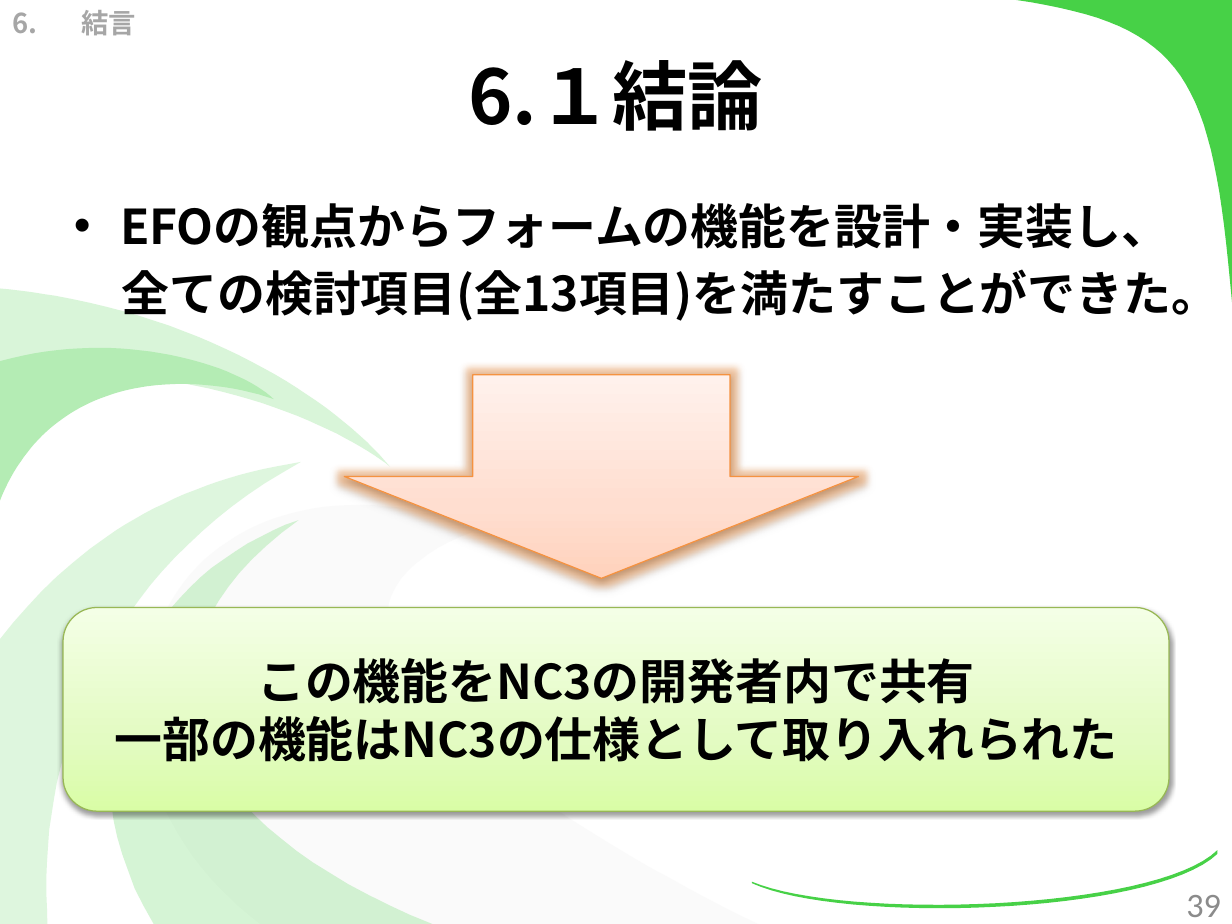
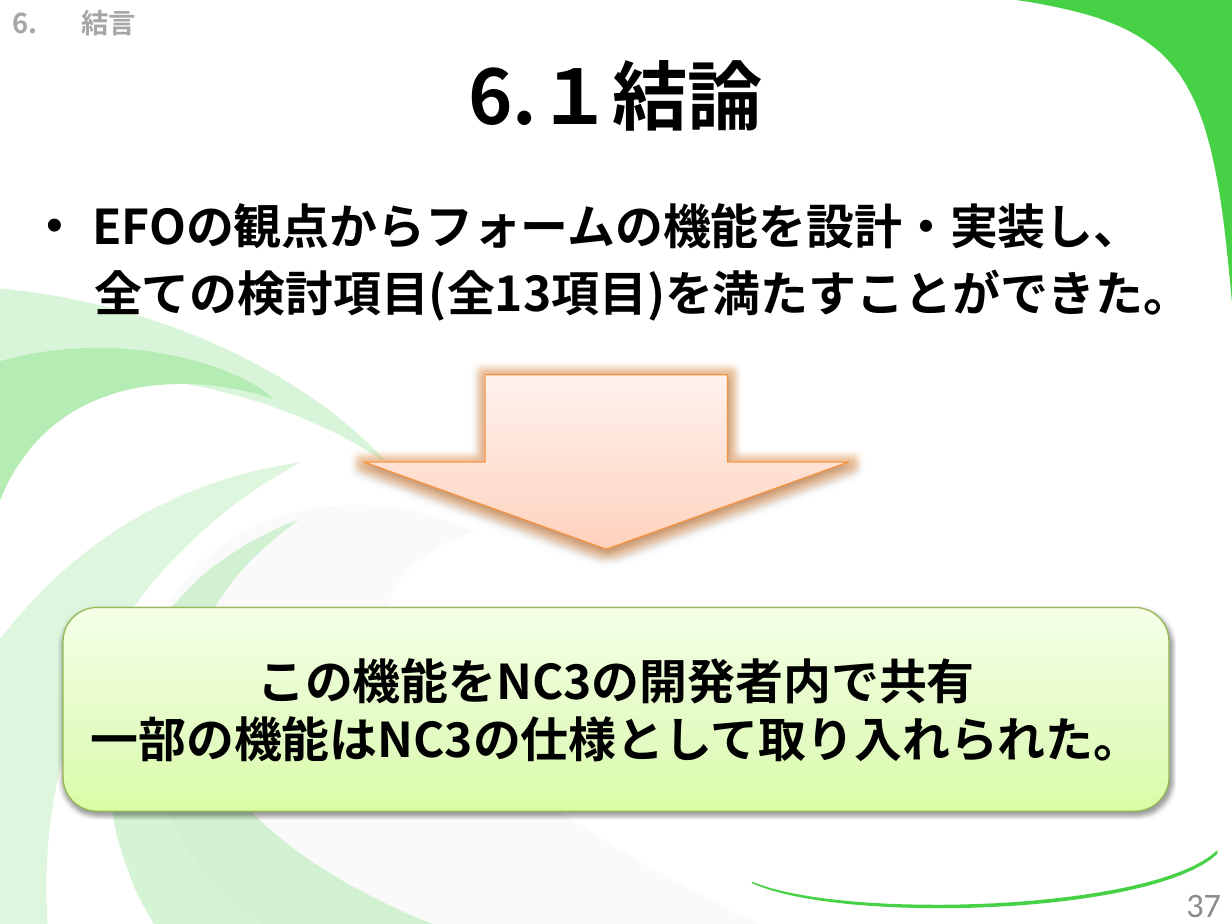
Before and after one commit to kotaro0717/Report-Management, a slide deck: slide 37 of 1.中間報告/3.発表資料/report_hokada.pptx (slide 39 before the commit). Drawn at 1232x924 pixels with LibreOffice and Linux fonts; fonts in the diff are those of the drawing. Boxes give left, top, right and bottom in pixels: in the first picture for what was removed or moved away, otherwise in the second. Text is boxed around its words. In the diff, an @@ line names an element or a change of style, - is before the commit and + after.

```diff
--- a/1.中間報告/3.発表資料/report_hokada.pptx
+++ b/1.中間報告/3.発表資料/report_hokada.pptx
@@ text "EFOの観点からフォームの機能を設計・実装し、": place and size @@
-text "EFOの観点からフォームの機能を設計・実装し、" at box(120, 203, 1219, 321)
+text "EFOの観点からフォームの機能を設計・実装し、" at box(92, 203, 1191, 321)
@@ down arrow: place and size @@
-down arrow at box(345, 375, 859, 578)
+down arrow at box(363, 375, 849, 549)
@@ text in rounded rectangle at box(91, 716, 1142, 762): text changed @@
-一部の機能はNC3の仕様として取り入れられた
+一部の機能はNC3の仕様として取り入れられた。
@@ page number at box(1186, 895, 1221, 917): text changed @@
-39
+37
```
Also in this commit, not shown: 33 other slides changed, 3 slides added, 5 slides removed.
